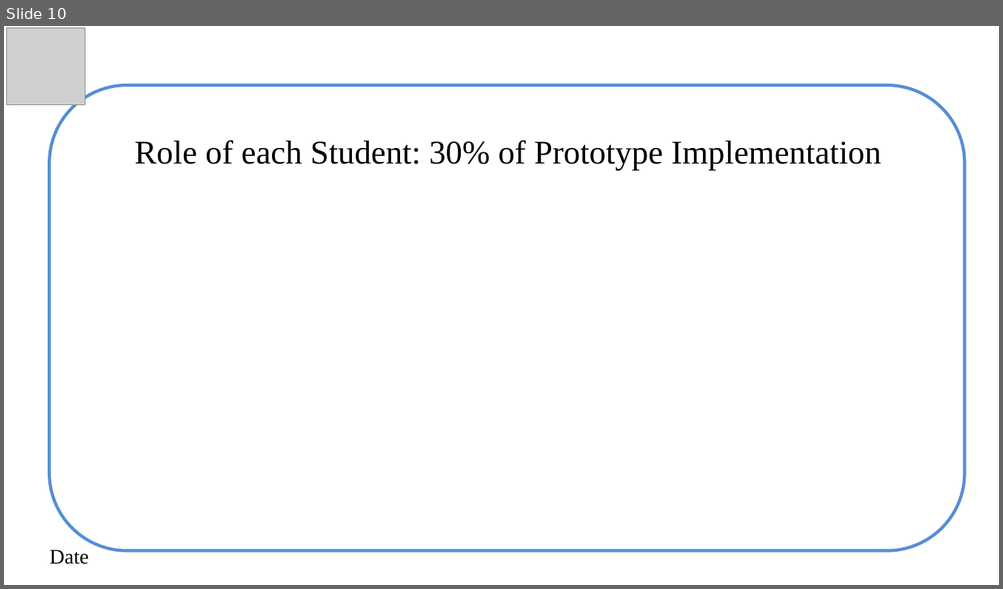
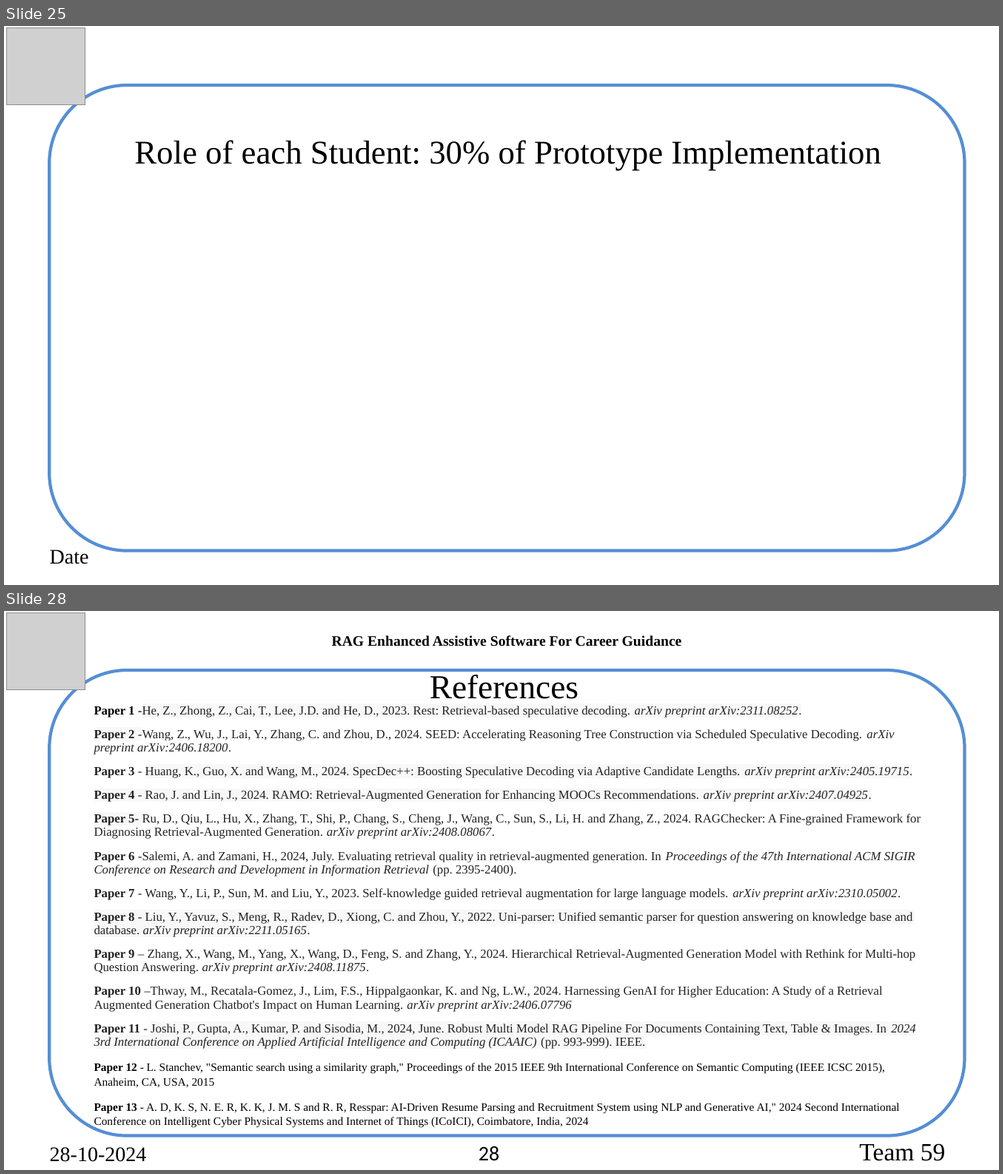
Before and after one commit to akhilswarop/RAG, a slide deck: Review 2/Review 2.pptx. Shown one above the other, each under a label of ours: slide 10 before the commit, slides 25 and 28 after it; the slides between them are not shown. The pictures are 1003x589 and 1003x1174 pixels, drawn with LibreOffice and Linux fonts; fonts in the diff are those of the drawing; grey boxes stand for pictures. Boxes give left, top, right and bottom in pixels: in the first picture for what was removed or moved away, otherwise in the second. Text is boxed around its words. In the diff, an @@ line names an element or a change of style, - is before the commit and + after.

```diff
--- a/Review 2/Review 2.pptx
+++ b/Review 2/Review 2.pptx
@@ slide 28 added at (4,611,999,1170), background #FFFFFF @@
@@ picture added at (6,613,85,690) @@
@@ text added at (332,635,682,647), 14 pt, text #000000, bold @@
+RAG Enhanced Assistive Software For Career Guidance
@@ rounded rectangle added at (50,670,965,1136), outline #558ED5 3 pt @@
@@ title added at (430,675,578,699), 32.4 pt, text #000000 @@
+References
@@ subtitle added at (94,706,921,1128), 12 pt, text #222222 @@
+Paper 1 -He, Z., Zhong, Z., Cai, T., Lee, J.D. and He, D., 2023. Rest: Retrieval-based speculative decoding. arXiv preprint arXiv:2311.08252.
+Paper 2 -Wang, Z., Wu, J., Lai, Y., Zhang, C. and Zhou, D., 2024. SEED: Accelerating Reasoning Tree Construction via Scheduled Speculative Decoding. arXiv preprint arXiv:2406.18200.
+Paper 3 - Huang, K., Guo, X. and Wang, M., 2024. SpecDec++: Boosting Speculative Decoding via Adaptive Candidate Lengths. arXiv preprint arXiv:2405.19715.
+Paper 4 - Rao, J. and Lin, J., 2024. RAMO: Retrieval-Augmented Generation for Enhancing MOOCs Recommendations. arXiv preprint arXiv:2407.04925.
+Paper 5- Ru, D., Qiu, L., Hu, X., Zhang, T., Shi, P., Chang, S., Cheng, J., Wang, C., Sun, S., Li, H. and Zhang, Z., 2024. RAGChecker: A Fine-grained Framework for Diagnosing Retrieval-Augmented Generation. arXiv preprint arXiv:2408.08067.
+Paper 6 -Salemi, A. and Zamani, H., 2024, July. Evaluating retrieval quality in retrieval-augmented generation. In Proceedings of the 47th International ACM SIGIR Conference on Research and Development in Information Retrieval (pp. 2395-2400).
+Paper 7 - Wang, Y., Li, P., Sun, M. and Liu, Y., 2023. Self-knowledge guided retrieval augmentation for large language models. arXiv preprint arXiv:2310.05002.
+Paper 8 - Liu, Y., Yavuz, S., Meng, R., Radev, D., Xiong, C. and Zhou, Y., 2022. Uni-parser: Unified semantic parser for question answering on knowledge base and database. arXiv preprint arXiv:2211.05165.
+Paper 9 – Zhang, X., Wang, M., Yang, X., Wang, D., Feng, S. and Zhang, Y., 2024. Hierarchical Retrieval-Augmented Generation Model with Rethink for Multi-hop Question Answering. arXiv preprint arXiv:2408.11875.
+Paper 10 –Thway, M., Recatala-Gomez, J., Lim, F.S., Hippalgaonkar, K. and Ng, L.W., 2024. Harnessing GenAI for Higher Education: A Study of a Retrieval Augmented Generation Chatbot's Impact on Human Learning. arXiv preprint arXiv:2406.07796
+Paper 11 - Joshi, P., Gupta, A., Kumar, P. and Sisodia, M., 2024, June. Robust Multi Model RAG Pipeline For Documents Containing Text, Table & Images. In 2024 3rd International Conference on Applied Artificial Intelligence and Computing (ICAAIC) (pp. 993-999). IEEE.
+Paper 12 - L. Stanchev, "Semantic search using a similarity graph," Proceedings of the 2015 IEEE 9th International Conference on Semantic Computing (IEEE ICSC 2015), Anaheim, CA, USA, 2015
+Paper 13 - A. D, K. S, N. E. R, K. K, J. M. S and R. R, Resspar: AI-Driven Resume Parsing and Recruitment System using NLP and Generative AI," 2024 Second International Conference on Intelligent Cyber Physical Systems and Internet of Things (ICoICI), Coimbatore, India, 2024
@@ text added at (50,1147,147,1162), 20 pt, text #000000 @@
+28-10-2024
@@ page number added at (478,1147,499,1162), 20 pt, text #000000 @@
+28
@@ text added at (859,1144,945,1162), 24 pt, text #000000 @@
+  Team 59
@@ what was slide 10 is now slide 25 @@
```
Also in this commit, not shown: 3 slides changed, 20 other slides added, 6 slides removed, 1 other file.
